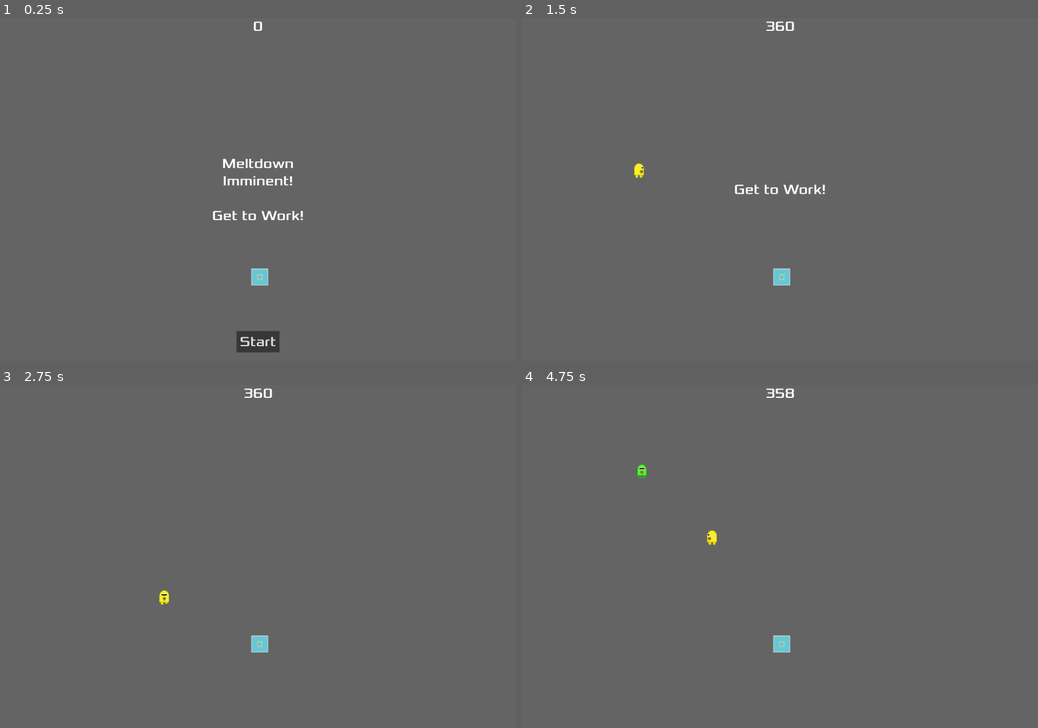
Above: before the commit, frames 1-4 (two rows, left to right).
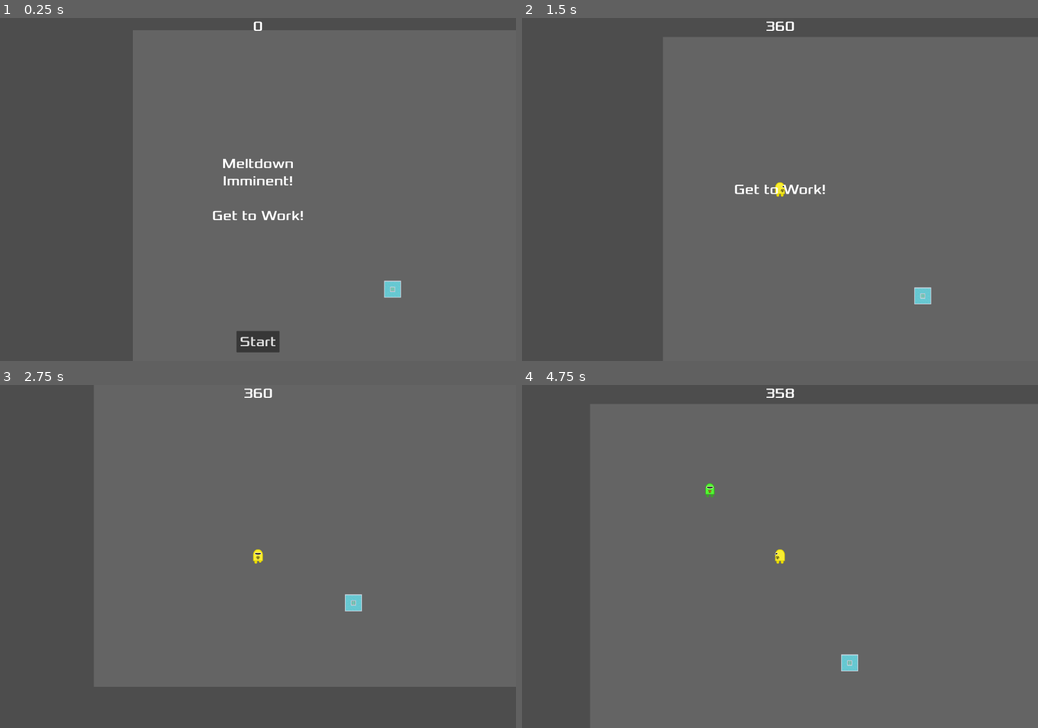
Above: after the commit, the same moments.

Repository: zabuuq/imminent-meltdown
Game: Godot game, scene res://game.tscn
Same seed, same stepped clock (60 frames per second), same inputs: the game is played once before the commit and once after it.
Inputs:
- Up to frame 1 (0.25 s): no input
- Up to frame 2 (1.5 s): click "Start" at 0.5 s; tap Enter at 1.25 s; hold Right (move_right) from 1.28 s (still down)
- Up to frame 3 (2.75 s): release Right (move_right) at 2.03 s; hold Down (move_down) from 2.03 s (still down)
- Up to frame 4 (4.75 s): release Down (move_down) at 2.78 s; hold Right (move_right) 2.78-3.53 s; hold Up (move_up) 3.53-4.28 s; hold Left (move_left) from 4.28 s (still down)

The runs differ from the first frame. In frame 1, 0.3% of the frame differs, in the area x 48-78%, y 72-82%; in frame 2, 0.5%; in frame 3, 0.5%; in frame 4, 0.6%, in the area x 22-66%, y 23-84%.

Commit message:
Add camera

Diff:
--- a/player.tscn
+++ b/player.tscn
@@ -82,5 +82,7 @@
 [node name="CollisionShape2D" type="CollisionShape2D" parent="." unique_id=1038961728]
 shape = SubResource("CapsuleShape2D_urp6f")
 
+[node name="Camera2D" type="Camera2D" parent="." unique_id=887225263]
+
 [connection signal="body_entered" from="." to="." method="_on_body_entered"]
 [connection signal="hit" from="." to="." method="game_over"]
